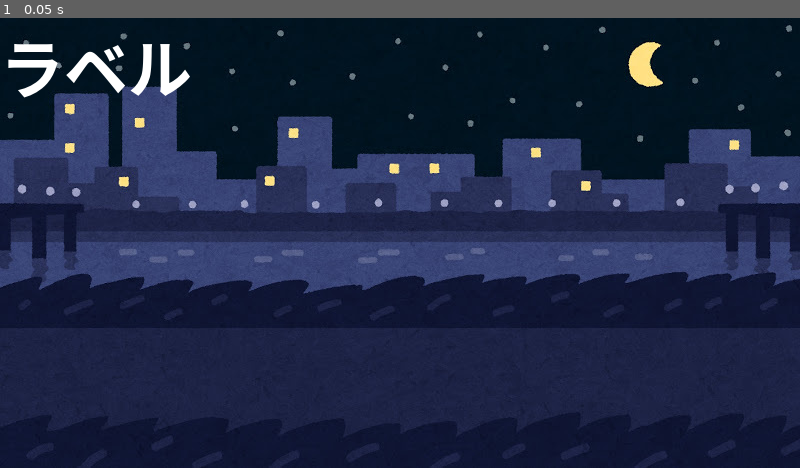
Above: before the commit, frame 1.
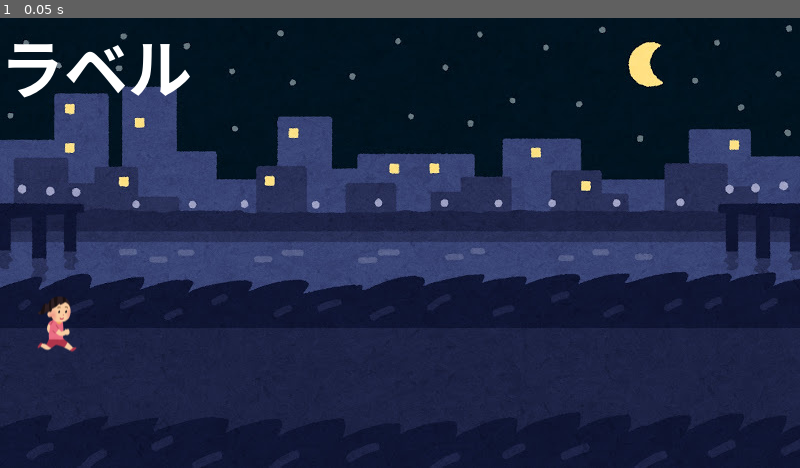
Above: after the commit, the same moment.

Repository: A-KoiKING/team1
Game: Godot game, scene res://my_world.tscn
The game is run twice, just before and just after one commit, with the same random seed, the same clock (stepped at 60 frames per second) and the same inputs. The project has no main scene, so this scene is started directly.
Inputs:
- Up to frame 1 (0.05 s): no input

The runs differ from the first frame. In frame 1, 0.3% of the frame differs, in the area x 4-10%, y 62-75%.

Commit message:
Bがキャラ追加

Diff:
--- /dev/null
+++ b/game1/hanako.gd
@@ -0,0 +1,11 @@
+extends Actor
+
+
+# Called when the node enters the scene tree for the first time.
+func _ready() -> void:
+	pass # Replace with function body.
+
+
+# Called every frame. 'delta' is the elapsed time since the previous frame.
+func _process(delta: float) -> void:
+	pass
--- /dev/null
+++ b/game1/hanako.tscn
@@ -0,0 +1,18 @@
+[gd_scene format=3 uid="uid://tmwj1bdxkby1"]
+
+[ext_resource type="PackedScene" uid="uid://bpyevpyu03sxt" path="res://actor.tscn" id="1_cs3gn"]
+[ext_resource type="Script" uid="uid://dcvirg0von8hn" path="res://hanako.gd" id="2_nlwgb"]
+[ext_resource type="Texture2D" uid="uid://biys8sefitnrq" path="res://img/HANAKO.png" id="3_6b2a0"]
+
+[sub_resource type="CapsuleShape2D" id="CapsuleShape2D_423n8"]
+radius = 15.0
+height = 56.0
+
+[node name="HANAKO" unique_id=1239789849 instance=ExtResource("1_cs3gn")]
+script = ExtResource("2_nlwgb")
+
+[node name="Sprite2D" parent="." index="0" unique_id=712688549]
+texture = ExtResource("3_6b2a0")
+
+[node name="CollisionShape2D" parent="." index="1" unique_id=881902376]
+shape = SubResource("CapsuleShape2D_423n8")
--- a/game1/my_world.tscn
+++ b/game1/my_world.tscn
@@ -3,9 +3,13 @@
 [ext_resource type="PackedScene" uid="uid://6o7fxp26ru0v" path="res://world.tscn" id="1_cery3"]
 [ext_resource type="Script" uid="uid://wtcnsqp8n6dp" path="res://my_world.gd" id="2_1u75a"]
 [ext_resource type="Texture2D" uid="uid://cu8r7k323oo07" path="res://img/MyWorld.jpg" id="3_asled"]
+[ext_resource type="PackedScene" uid="uid://tmwj1bdxkby1" path="res://hanako.tscn" id="4_1u75a"]
 
 [node name="MyWorld" unique_id=1137961271 instance=ExtResource("1_cery3")]
 script = ExtResource("2_1u75a")
 
 [node name="Sprite2D" parent="." index="0" unique_id=1597890546]
 texture = ExtResource("3_asled")
+
+[node name="HANAKO" parent="." index="2" unique_id=1239789849 instance=ExtResource("4_1u75a")]
+position = Vector2(56, 306)
--- a/game1/project.godot
+++ b/game1/project.godot
@@ -10,7 +10,7 @@
 
 [application]
 
-config/name="godot_template-v2"
+config/name="UOW"
 config/features=PackedStringArray("4.7", "Forward Plus")
 
 [display]
Not shown, added: game1/hanako.gd.uid
